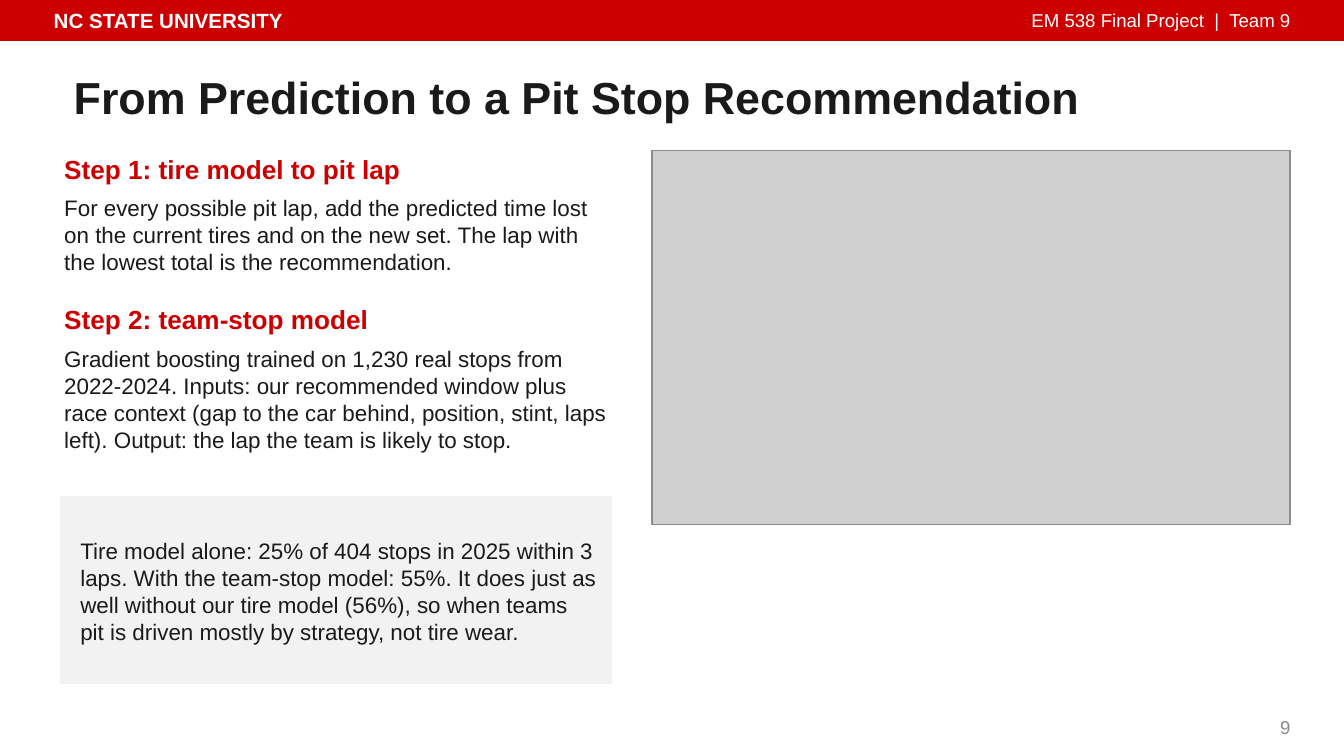
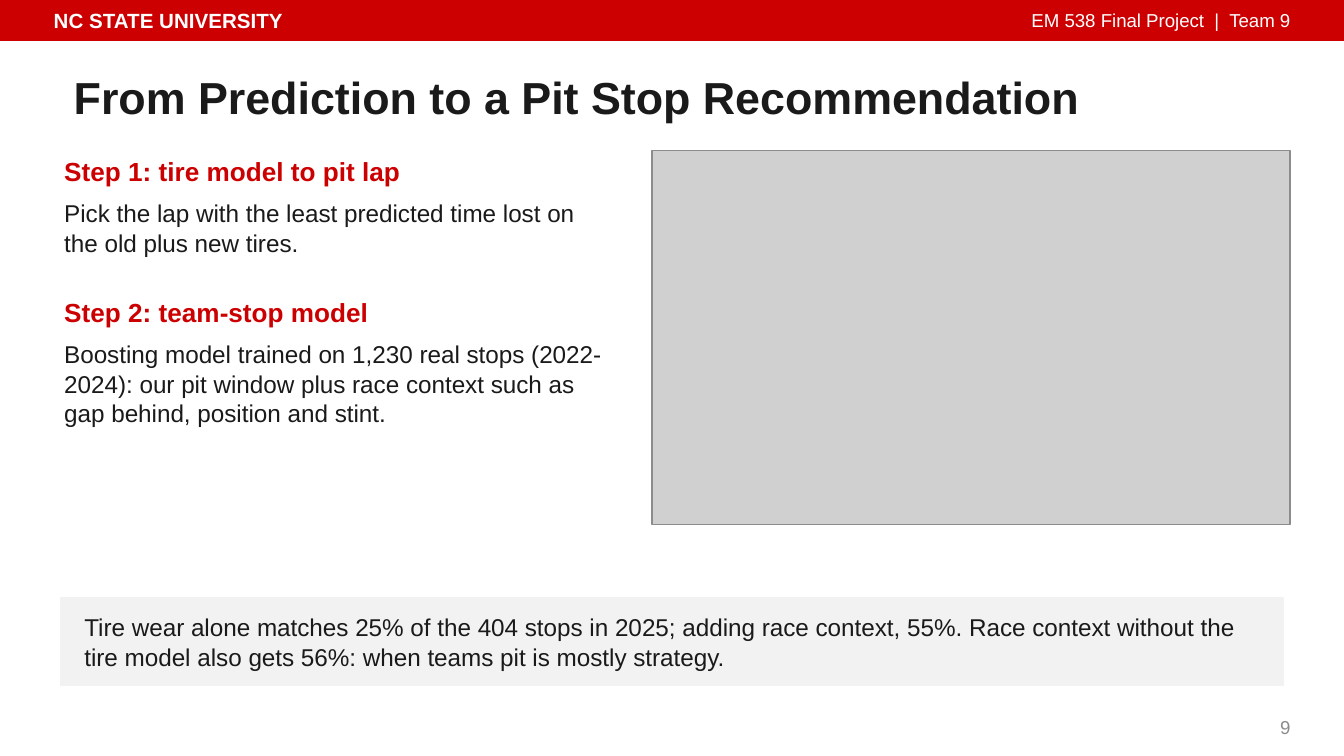
Before and after one commit to isaiahnick/f1-tire-degradation, a slide deck: slide 9 of reports/presentation/PitWall_Final_Presentation.pptx. Drawn at 1344x756 pixels with LibreOffice and Linux fonts; fonts in the diff are those of the drawing; grey boxes stand for pictures. Boxes give left, top, right and bottom in pixels: in the first picture for what was removed or moved away, otherwise in the second. Text is boxed around its words. In the diff, an @@ line names an element or a change of style, - is before the commit and + after.

```diff
--- a/reports/presentation/PitWall_Final_Presentation.pptx
+++ b/reports/presentation/PitWall_Final_Presentation.pptx
@@ text at box(64, 204, 574, 257): text changed; size 12 to 13 pt @@
-For every possible pit lap, add the predicted time lost on the current tires and on the new set. The lap with the lowest total is the recommendation.
+Pick the lap with the least predicted time lost on the old plus new tires.
@@ text "Step 2: team-stop model": place and size @@
-text "Step 2: team-stop model" at box(64, 310, 368, 335)
+text "Step 2: team-stop model" at box(64, 303, 368, 328)
@@ text at box(64, 345, 601, 427): text changed; size 12 to 13 pt @@
-Gradient boosting trained on 1,230 real stops from 2022-2024. Inputs: our recommended window plus race context (gap to the car behind, position, stint, laps left). Output: the lap the team is likely to stop.
+Boosting model trained on 1,230 real stops (2022-2024): our pit window plus race context such as gap behind, position and stint.
@@ rectangle removed at box(60, 497, 612, 683) @@
@@ rectangle added at box(60, 598, 1284, 685), fill #F2F2F2, outline #F2F2F2 1 pt @@
@@ text at box(84, 618, 1235, 671): text changed; size 12 to 13 pt @@
-Tire model alone: 25% of 404 stops in 2025 within 3 laps. With the team-stop model: 55%. It does just as well without our tire model (56%), so when teams pit is driven mostly by strategy, not tire wear.
+Tire wear alone matches 25% of the 404 stops in 2025; adding race context, 55%. Race context without the tire model also gets 56%: when teams pit is mostly strategy.
```
Also in this commit, not shown: 6 other slides changed, 1 other file.
